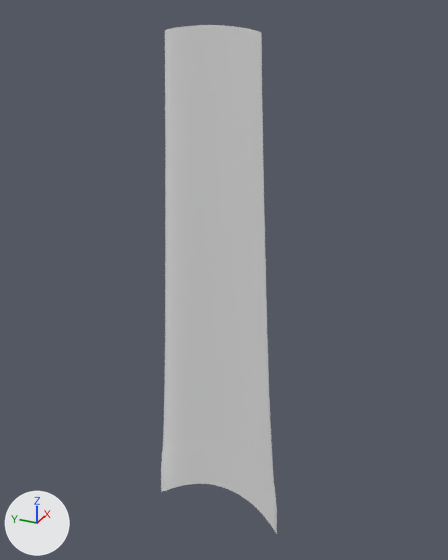
A saved change to the Blender file wind_turbine/blades.blend.
Rendered twice from a 50 mm lens placed at (-0.437, -0.137, 0.509), pointed at (0.013, 0.065, 0.284). Every picture has the same lights, and +X, +Y and +Z are marked at lower left.

Before the edit, the objects in view are built like this:
```python
me_beziercurve_000 = bpy.data.meshes.new('BezierCurve.000')
me_beziercurve_000.from_pydata(...)  # 1950 vertices, 2021 faces; spans x -0.021..0.021, y 0.003..0.189, z -0.06..0.5
me_beziercurve_003 = bpy.data.meshes.new('BezierCurve.003')
me_beziercurve_003.from_pydata(...)  # 2550 vertices, 2621 faces; spans x -0.014..0.013, y 0.027..0.168, z 0.5..1.112
ob_beziercurve_002 = bpy.data.objects.new('BezierCurve.002', me_beziercurve_003)
ob_beziercurve_002.location = (0.0, 0.0, 0.0488)
ob_beziercurve_002.scale = (0.702, 0.702, 0.397)
ob_beziercurve_003 = bpy.data.objects.new('BezierCurve.003', me_beziercurve_000)
ob_beziercurve_003.location = (0.0, 0.0, 0.0488)
ob_beziercurve_003.scale = (0.702, 0.702, 0.397)
```
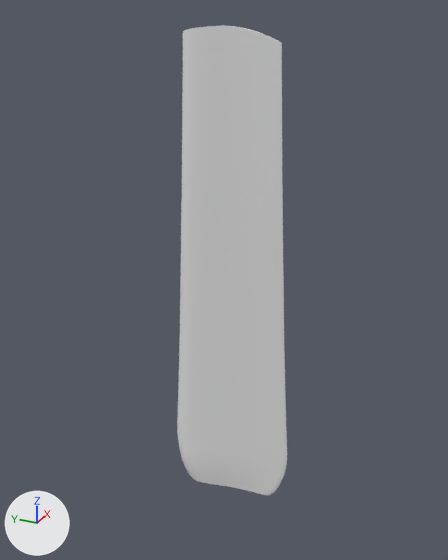
Where the change shows, as pixel boxes [x1, y1, x2, y2] in the pictures (448 x 560 px):
'BezierCurve.002', reshaped, moved: before [165, 25, 267, 335]; after [180, 26, 284, 338]
'BezierCurve.003', reshaped, moved (19% shorter): before [161, 314, 277, 534]; after [177, 317, 287, 496]

What the commit changed:
me_beziercurve_003 is used by ob_beziercurve_002; location (0.0, 0.0, 0.0488); scale (0.702, 0.702, 0.397).
me_beziercurve_003 had 2550 vertices, 2621 faces and spanned x -0.014..0.013, y 0.027..0.168, z 0.5..1.112.
me_beziercurve_003 now has 2550 vertices, 2621 faces and spans x -0.014..0.013, y 0.005..0.146, z 0.623..1.234.
me_beziercurve_003 part 1: 2550 of 2550 vertices moved; they spanned x -0.014..0.013, y 0.027..0.168, z 0.5..1.112 and now span x -0.014..0.013, y 0.005..0.146, z 0.623..1.234; mean shift (0.0, -0.022, 0.123); largest move (-0.002, 0.063, 0.64) -> (-0.002, 0.041, 0.763).
me_beziercurve_000 is used by ob_beziercurve_003; location (0.0, 0.0, 0.0488); scale (0.702, 0.702, 0.397).
me_beziercurve_000 had 1950 vertices, 2021 faces and spanned x -0.021..0.021, y 0.003..0.189, z -0.06..0.5.
me_beziercurve_000 now has 1950 vertices, 2021 faces and spans x -0.018..0.018, y -0.006..0.157, z 0.178..0.623.
me_beziercurve_000 part 2: 1950 of 1950 vertices moved; they spanned x -0.021..0.021, y 0.003..0.189, z -0.06..0.5 and now span x -0.018..0.018, y -0.006..0.157, z 0.178..0.623; mean shift (0.0, -0.021, 0.127); largest move (0.0, 0.003, -0.06) -> (0.0, 0.019, 0.178).
Object 'BezierCurve.002' (ob_beziercurve_002) moves from (0.0, 0.0, 0.0488) to (0.0, 0.0, 0.0).
Object 'BezierCurve.003' (ob_beziercurve_003) moves from (0.0, 0.0, 0.0488) to (0.0, 0.0, 0.0).
